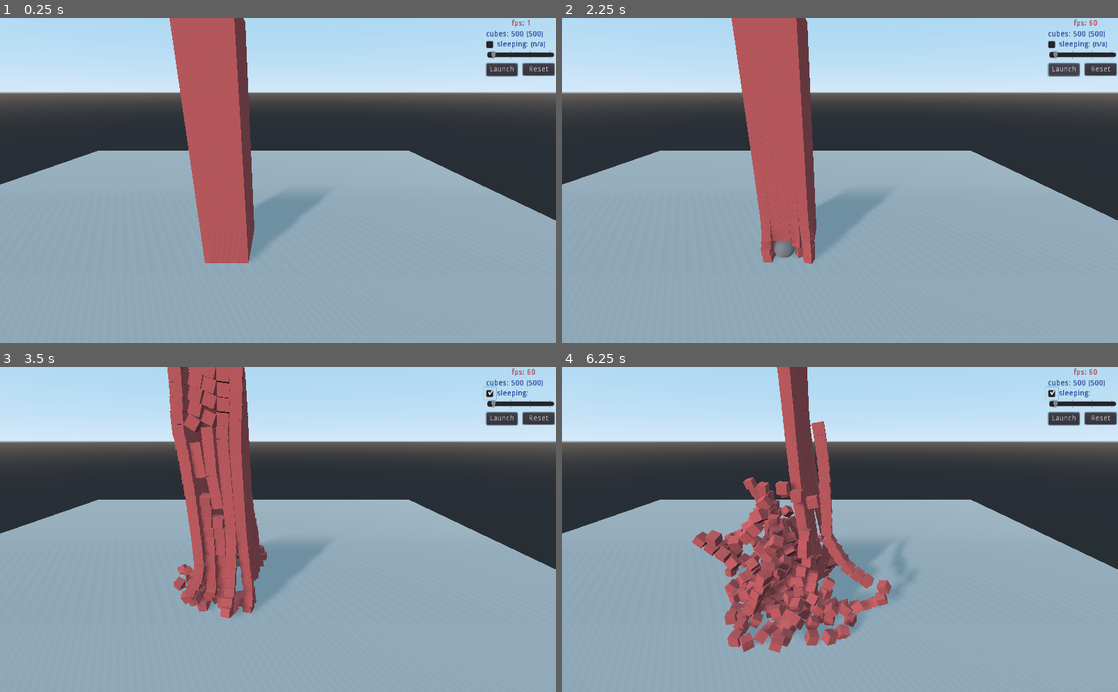
Above: before the commit, frames 1-4 (two rows, left to right).
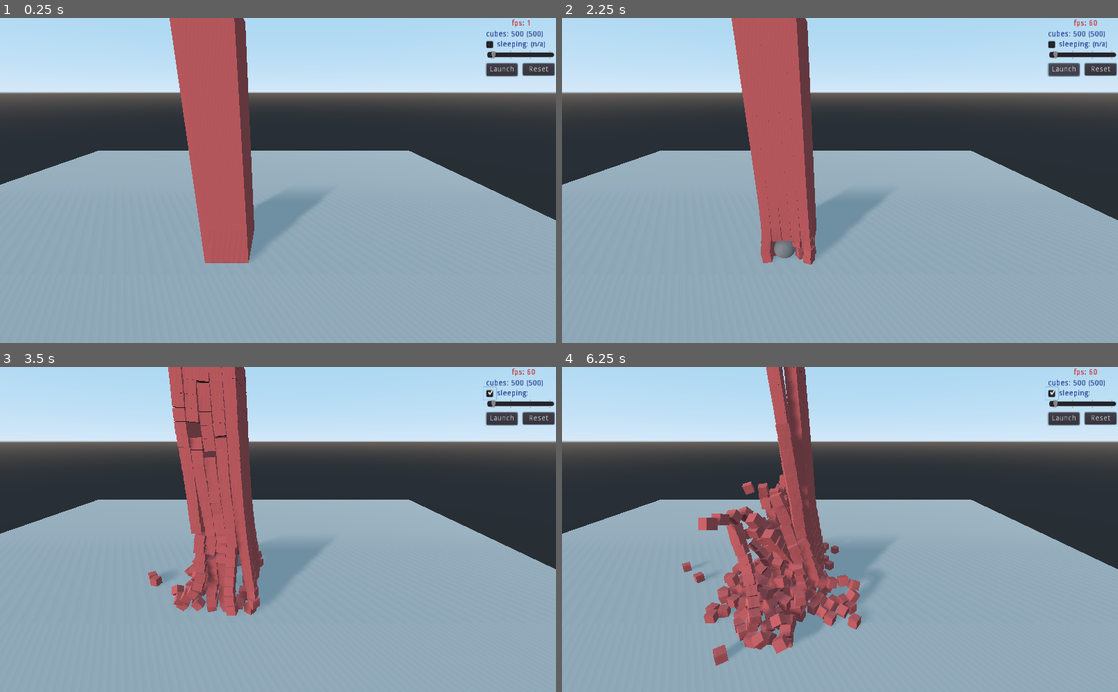
Above: after the commit, the same moments.

Repository: gururise/RigidBody3D-Stress-Test
Game: Godot game, scene res://scenes/main.tscn
Two runs of this game, one before a commit and one after it. Both use one fixed random seed, a clock stepped at 60 frames per second and the inputs below.
Inputs (mouse positions are in pixels of both pictures, inside the frame that each line leads up to):
- Up to frame 1 (0.25 s): no input
- Up to frame 2 (2.25 s): click "Reset" at 0.5 s; click "Launch" at 1.25 s; click "Launch" at 2 s
- Up to frame 3 (3.5 s): click (489, 393) at 2.75 s
- Up to frame 4 (6.25 s): click (1051, 393) at 3.5 s; click "Launch" at 4.25 s; click (1051, 393) at 5 s; tap Enter at 5.75 s; move the mouse to (962, 513) at 5.77 s; click (962, 513) at 5.92 s; tap Space at 6.02 s

The runs differ from the first frame. In frame 1, less than 0.1% of the frame differs, in the area x 0-100%, y 6-71%; in frame 2, 0.1%; in frame 3, 3.1%; in frame 4, 11%, in the area x 0-100%, y 0-92%.

Commit message:
Use MultiMeshInstance rather than invidivual MeshInstances for cubes

Diff:
--- /dev/null
+++ b/scenes/cube_mm.tscn
@@ -0,0 +1,11 @@
+[gd_scene load_steps=2 format=2]
+
+[sub_resource type="BoxShape" id=1]
+
+[node name="Cube" type="RigidBody"]
+transform = Transform( 1, 0, 0, 0, 1, 0, 0, 0, 1, 0, 1, 0 )
+mass = 0.25
+sleeping = true
+
+[node name="CollisionShape" type="CollisionShape" parent="."]
+shape = SubResource( 1 )
--- a/scenes/main.gd
+++ b/scenes/main.gd
@@ -8,14 +8,15 @@
 export(float) var x_dist := 2.0
 export(float) var y_dist := 2.0
 export(float) var z_dist := 2.0
-onready var cube : PackedScene = preload("res://scenes/cube.tscn")
+#onready var cube : PackedScene = preload("res://scenes/cube.tscn")
+onready var cube_mm : PackedScene = preload("res://scenes/cube_mm.tscn")
 onready var marble : PackedScene = preload("res://scenes/marble.tscn")
 onready var fpsLabel : Label = $CanvasLayer/FPSLabel
 onready var sleepLabel : Label = $CanvasLayer/SleepLabel
 onready var cubeContainer : Spatial = $CubeContainer
+onready var mm : MultiMesh = $MultiMeshInstance.get_multimesh()
 var instanced_marble
 
-var title : String = "Rigidbody Stress Test"
 var timer : float = 0.0
 var marble_launched : bool = false
 var camera_anglev : int = -15
@@ -24,11 +25,13 @@
 
 # Called when the node enters the scene tree for the first time.
 func _ready():
-	spawnCubes()
 	instanced_marble = marble.instance()
 	add_child(instanced_marble)
 	$CanvasLayer/HSlider.value = num_cubes
 	$CanvasLayer/NumLabel.text = "cubes: " + str(num_cubes) + " (" + str(num_cubes) + ")"
+	# setup multimesh instances
+	mm.set_instance_count(num_cubes)
+	spawnCubes()
 
 func _input(event):
 	if event is InputEventMouseMotion && Input.is_mouse_button_pressed(BUTTON_LEFT):
@@ -48,9 +51,14 @@
 		#OS.set_window_title(title + " | fps: " + str(Engine.get_frames_per_second()))
 		fpsLabel.text = "fps: " + str(Performance.get_monitor(Performance.TIME_FPS))
 
+func _physics_process(delta):
+	# update per-instance multimesh transforms on each physics frame
+	for i in range(num_cubes):
+		mm.set_instance_transform(i,cubeContainer.get_child(i).transform)
+
 func spawnCubes():
-	for i in range(num_cubes):
-		var instanced_cube = cube.instance()
+	for i in range(mm.instance_count):
+		var instanced_cube = cube_mm.instance()
 		var modval = i%size
 # warning-ignore:integer_division
 		if (modval < size/4):
@@ -64,6 +72,7 @@
 		else:
 			instanced_cube.translate(Vector3((modval-size/4*3)*x_dist,i/size*y_dist,40+z_dist+size/4*z_dist))
 		get_node("CubeContainer").add_child(instanced_cube)
+		mm.set_instance_transform(i,instanced_cube.transform)
 
 func launchMarble():
 	if not marble_launched:
@@ -77,10 +86,12 @@
 func resetAll():
 	# delete marble
 	instanced_marble.free()
+
 	# delete cubes
 	deleteCubes()
 	num_cubes = int($CanvasLayer/HSlider.value)
 	_on_HSlider_value_changed(num_cubes)
+	mm.set_instance_count(num_cubes)
 	# reinstance marble
 	instanced_marble = marble.instance()
 	marble_launched = false
@@ -95,7 +106,7 @@
 	#sleepLabel.text = "sleeping: " + str(num_cubes - Performance.get_monitor(Performance.PHYSICS_3D_ACTIVE_OBJECTS) + 1)
 	var sleep_count = 0
 	for c in cubeContainer.get_children():
-		if c.sleeping == true:
+		if c.sleeping:
 			sleep_count = sleep_count + 1
 	sleepLabel.text = "sleeping: " + str(sleep_count)
 
--- a/scenes/main.tscn
+++ b/scenes/main.tscn
@@ -9,13 +9,23 @@
 background_sky = SubResource( 1 )
 background_sky_custom_fov = 72.4
 
-[sub_resource type="BoxShape" id=3]
+[sub_resource type="SpatialMaterial" id=3]
+albedo_color = Color( 0.784314, 0.341176, 0.341176, 1 )
+
+[sub_resource type="CubeMesh" id=4]
+material = SubResource( 3 )
+
+[sub_resource type="MultiMesh" id=5]
+transform_format = 1
+mesh = SubResource( 4 )
+
+[sub_resource type="BoxShape" id=6]
 extents = Vector3( 100, 0.1, 200 )
 
-[sub_resource type="PlaneMesh" id=4]
+[sub_resource type="PlaneMesh" id=7]
 size = Vector2( 200, 400 )
 
-[sub_resource type="SpatialMaterial" id=5]
+[sub_resource type="SpatialMaterial" id=8]
 albedo_color = Color( 0.686275, 0.686275, 0.686275, 1 )
 
 [node name="Spatial" type="Spatial"]
@@ -33,19 +43,24 @@
 [node name="WorldEnvironment" type="WorldEnvironment" parent="."]
 environment = SubResource( 2 )
 
+[node name="MultiMeshInstance" type="MultiMeshInstance" parent="."]
+multimesh = SubResource( 5 )
+
 [node name="Floor" type="StaticBody" parent="."]
 editor/display_folded = true
 
 [node name="CollisionShape" type="CollisionShape" parent="Floor"]
-shape = SubResource( 3 )
+shape = SubResource( 6 )
 
 [node name="MeshInstance" type="MeshInstance" parent="Floor"]
-mesh = SubResource( 4 )
-material/0 = SubResource( 5 )
+transform = Transform( 1, 0, 0, 0, 1, 0, 0, 0, 1, 0.106584, -9.53674e-07, -0.000896454 )
+mesh = SubResource( 7 )
+material/0 = SubResource( 8 )
 
 [node name="CubeContainer" type="Spatial" parent="."]
 
 [node name="CanvasLayer" type="CanvasLayer" parent="."]
+editor/display_folded = true
 
 [node name="LaunchButton" type="Button" parent="CanvasLayer"]
 margin_left = 896.0
Not shown: 1 places in scenes/main.tscn that only renumber resources
